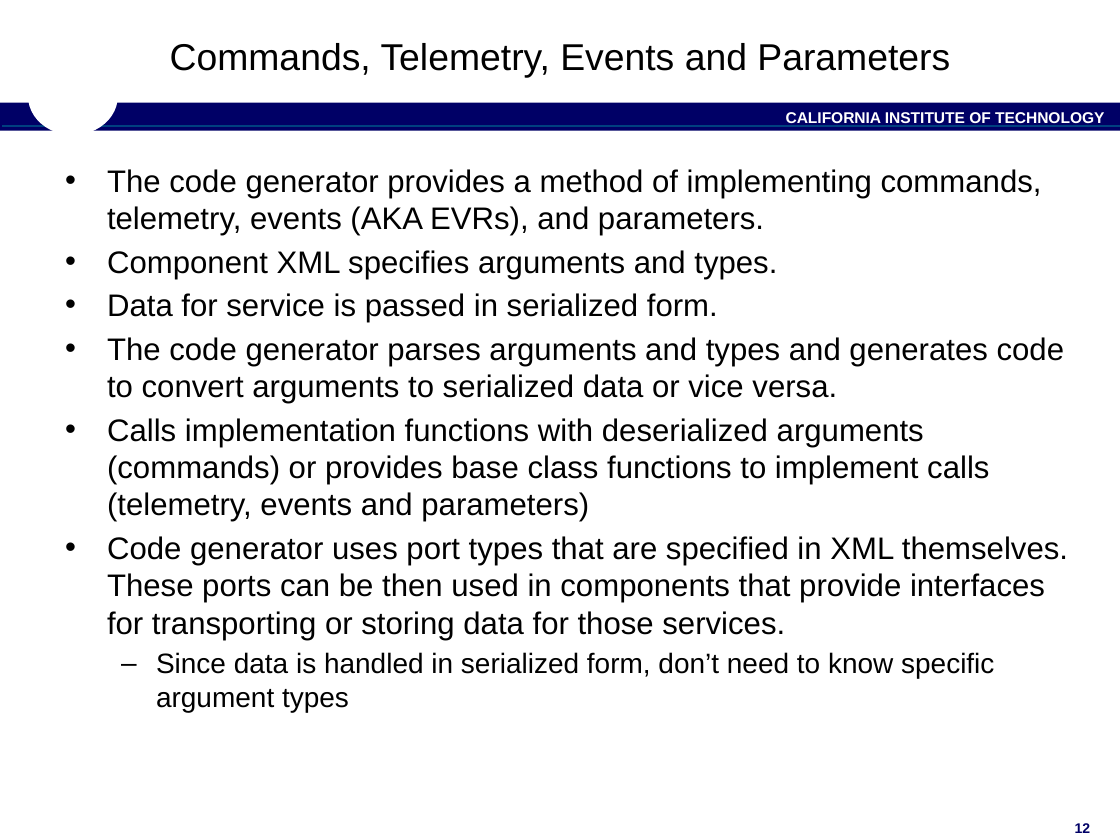
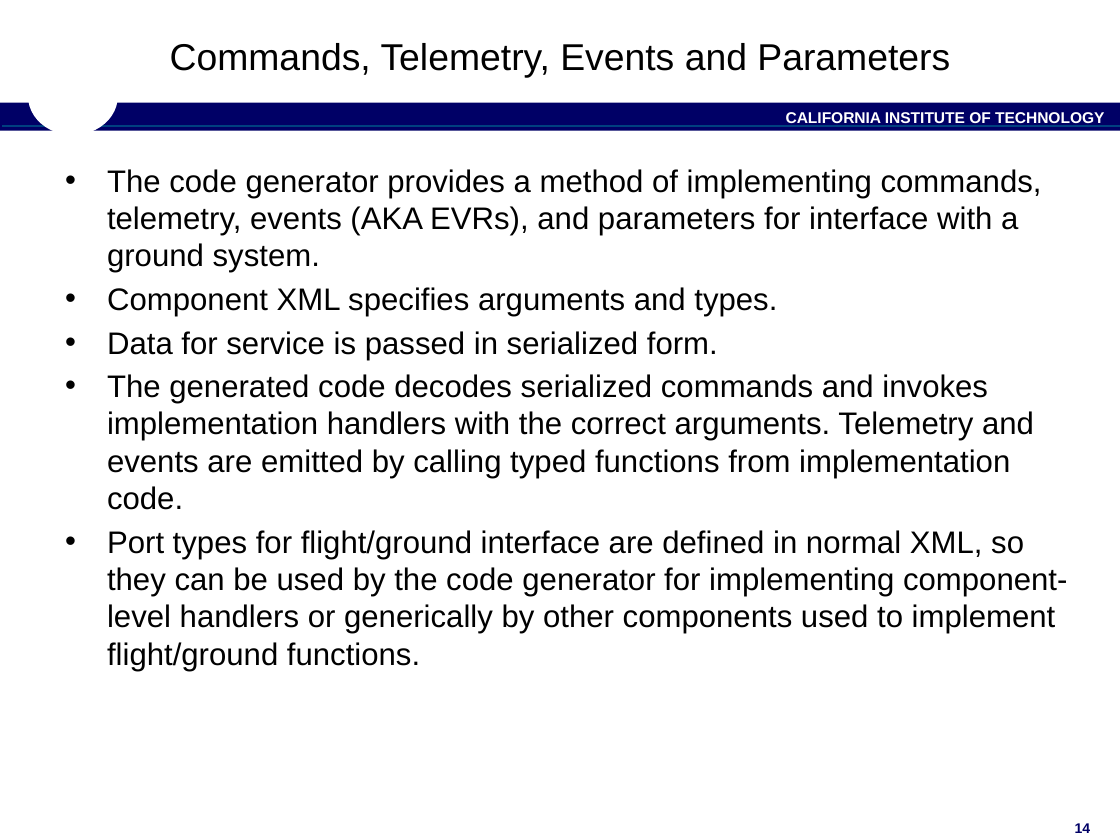
Before and after one commit to nasa/fprime, a slide deck: slide 14 of docs/Architecture/FPrimeSoftwareArchitecture.pptx (slide 12 before the commit). Drawn at 1120x840 pixels with LibreOffice and Linux fonts; fonts in the diff are those of the drawing; background and template pictures are left out. Boxes give left, top, right and bottom in pixels: in the first picture for what was removed or moved away, otherwise in the second. Text is boxed around its words. In the diff, an @@ line names an element or a change of style, - is before the commit and + after.

```diff
--- a/docs/Architecture/FPrimeSoftwareArchitecture.pptx
+++ b/docs/Architecture/FPrimeSoftwareArchitecture.pptx
@@ text at (x1=107, y1=169, x2=1042, y2=273): text changed @@
-• The code generator provides a method of implementing commands, telemetry, events (AKA EVRs), and parameters.
+• The code generator provides a method of implementing commands, telemetry, events (AKA EVRs), and parameters for interface with a ground system.
@@ text at (x1=107, y1=374, x2=1067, y2=671): text changed @@
-• The code generator parses arguments and types and generates code to convert arguments to serialized data or vice versa.
-• Calls implementation functions with deserialized arguments (commands) or provides base class functions to implement calls (telemetry, events and parameters)
-• Code generator uses port types that are specified in XML themselves. These ports can be then used in components that provide interfaces for transporting or storing data for those services.
-  – Since data is handled in serialized form, don’t need to know specific argument types
+• The generated code decodes serialized commands and invokes implementation handlers with the correct arguments. Telemetry and events are emitted by calling typed functions from implementation code.
+• Port types for flight/ground interface are defined in normal XML, so they can be used by the code generator for implementing component-level handlers or generically by other components used to implement flight/ground functions.
@@ page number at (x1=1075, y1=823, x2=1091, y2=833): text changed @@
-12
+14
```
Also in this commit, not shown: 20 other slides changed, 7 slides added.
